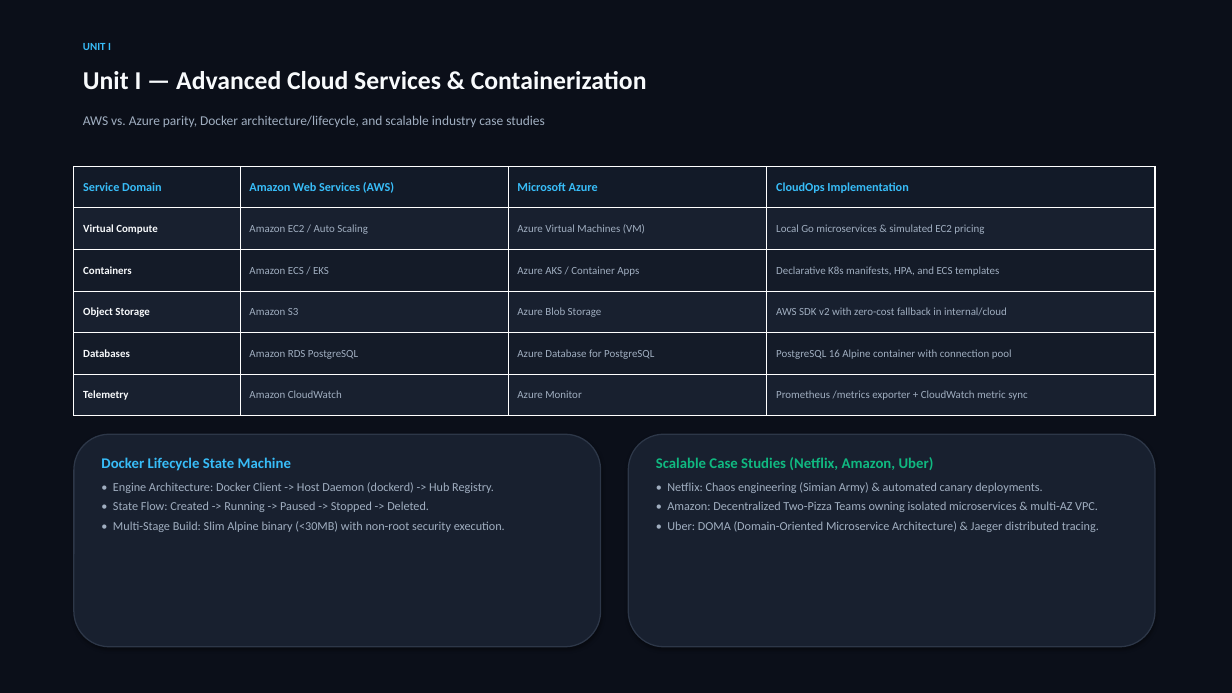
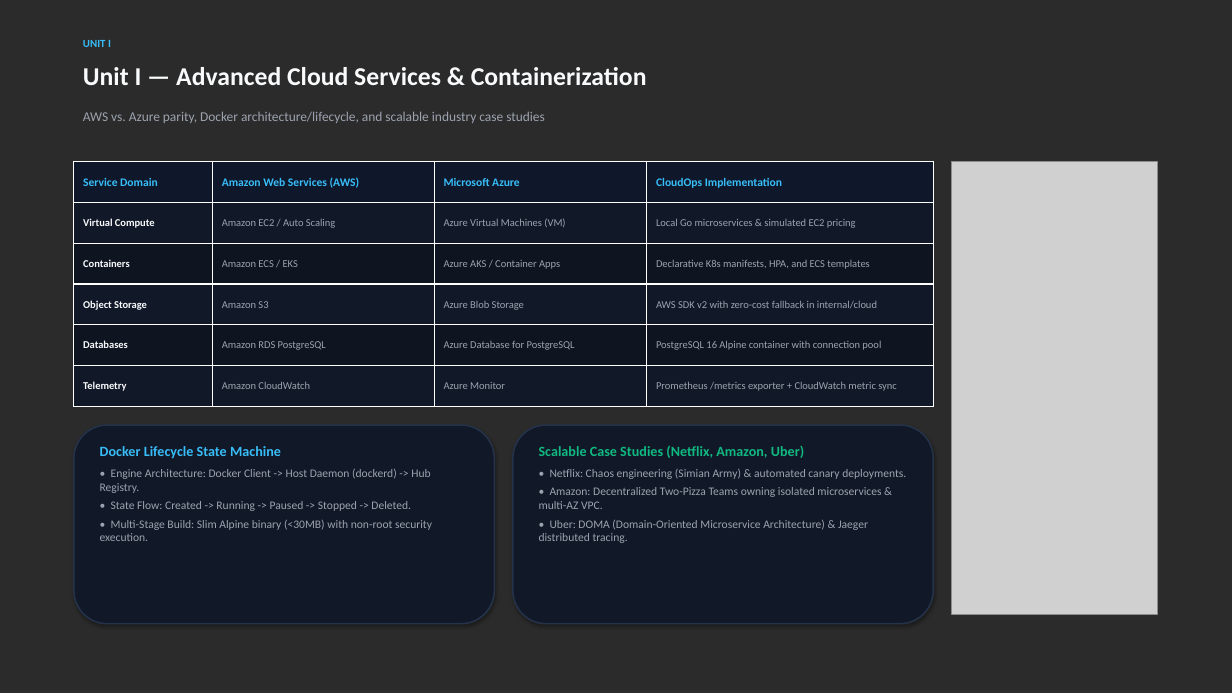
Before and after one commit to phanindra267/DevOps-WebApp, a slide deck: slide 5 of CloudOps_Sentinel_INT378_Presentation.pptx. Drawn at 1232x693 pixels with LibreOffice and Linux fonts; fonts in the diff are those of the drawing; grey boxes stand for pictures; background and template pictures are left out; a plain dark background stands for a picture behind light text. Boxes give left, top, right and bottom in pixels: in the first picture for what was removed or moved away, otherwise in the second. Text is boxed around its words. In the diff, an @@ line names an element or a change of style, - is before the commit and + after.

```diff
--- a/CloudOps_Sentinel_INT378_Presentation.pptx
+++ b/CloudOps_Sentinel_INT378_Presentation.pptx
@@ background #FFFFFF to picture (left out) @@
@@ rectangle removed at [0, 0, 1232, 693] @@
@@ text "Unit I — Advanced Cloud ...": place and size @@
-text "Unit I — Advanced Cloud ..." at [83, 71, 647, 89]
+text "Unit I — Advanced Cloud ..." at [83, 67, 647, 85]
@@ text "AWS vs. Azure parity, Docker ..." at [83, 111, 545, 123]: text colour #A0AEC0 to #9CA3AF @@
@@ table at [74, 162, 933, 407] @@
@@ fill #121A28 to #0F172A in row 1 @@
@@ fill #18202F to #111827 in 12 cells @@
@@ fill #141B28 to #0E1420 in 8 cells @@
@@ size 9.5 to 9 pt in "Service Domain", "Amazon Web Services (AWS)", "Microsoft Azure", "CloudOps Implementation" @@
@@ size 8.5 to 8.2 pt in "Virtual Compute", "Amazon EC2 / Auto Scaling", "Azure Virtual Machines (VM)", "Local Go microservices & simulated EC2 pricing" and 16 more places @@
@@ text colour #A0AEC0 to #9CA3AF in "Amazon EC2 / Auto Scaling", "Azure Virtual Machines (VM)", "Local Go microservices & simulated EC2 pricing", "Amazon ECS / EKS" and 11 more places @@
@@ table: place and size @@
-table at [74, 166, 1155, 416]
+table at [74, 162, 933, 407]
@@ picture added at [952, 162, 1158, 615] @@
@@ rounded rectangle: place and size @@
-rounded rectangle at [74, 434, 601, 647]
+rounded rectangle at [74, 425, 494, 624]
@@ rounded rectangle at [74, 425, 494, 624]: fill #18202F to #111827; outline #2D3748 1 pt to #25334A 1.2 pt @@
@@ text "Docker Lifecycle State Machine": place and size @@
-text "Docker Lifecycle State Machine" at [101, 457, 505, 532]
+text "Docker Lifecycle State Machine" at [100, 446, 432, 541]
@@ text "Docker Lifecycle State Machine" at [100, 446, 432, 541]: size 11.5 to 11 pt in "Docker Lifecycle State Machine"; size 9.5 to 9 pt, text colour #A0AEC0 to #9CA3AF in "• Engine Architecture: Docker Client -> Host ...", "• State Flow: Created -> Running -> ...", "• Multi-Stage Build: Slim Alpine binary (<30MB) ..."; less space between paragraphs @@
@@ rounded rectangle added at [513, 425, 933, 624], fill #111827, outline #25334A 1.2 pt @@
@@ text "Scalable Case Studies (Netflix, Amazon, ...": place and size @@
-text "Scalable Case Studies (Netflix, Amazon, ..." at [656, 457, 1099, 532]
+text "Scalable Case Studies (Netflix, Amazon, ..." at [539, 446, 906, 543]
@@ text "Scalable Case Studies (Netflix, Amazon, ..." at [539, 446, 906, 543]: size 11.5 to 11 pt in "Scalable Case Studies (Netflix, Amazon, Uber)"; size 9.5 to 9 pt, text colour #A0AEC0 to #9CA3AF in "• Netflix: Chaos engineering (Simian Army) & ...", "• Amazon: Decentralized Two-Pizza Teams owning isolated ...", "• Uber: DOMA (Domain-Oriented Microservice Architecture) & ..."; less space between paragraphs @@
@@ rounded rectangle removed at [628, 434, 1155, 647] @@
```
Also in this commit, not shown: 12 other slides changed, 35 other files.
